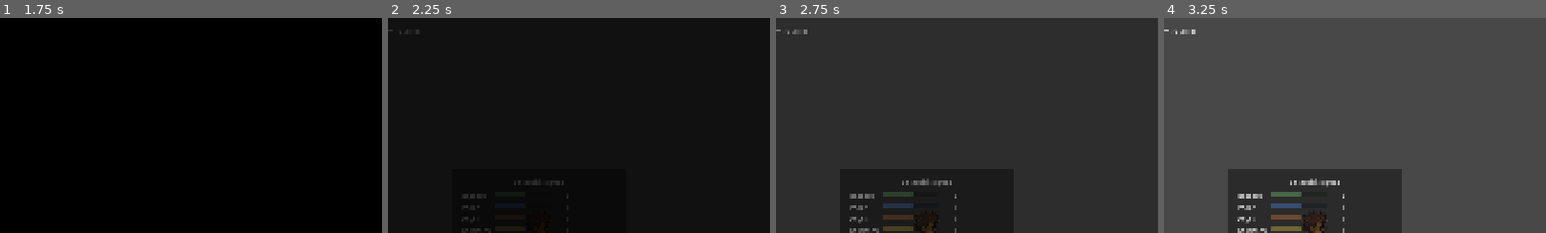
Above: before the commit, frames 1-4 (left to right).
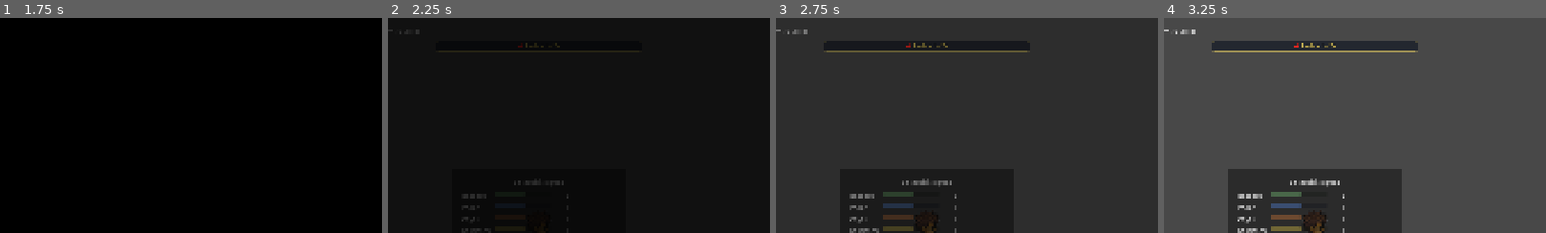
Above: after the commit, the same moments.

Repository: alexandreDavid/rio
Game: Godot game, scene res://scenes/main/Intro.tscn
The game is run twice, just before and just after one commit, with the same random seed, the same clock (stepped at 60 frames per second) and the same inputs.
Inputs (mouse positions are % of the whole screen's width and height, from its top left):
- Up to frame 1 (1.75 s): click "Continuer" at 0.5 s; tap Enter (ui_accept) at 1.25 s; move the mouse to (72, 45) at 1.27 s; hold D (move_right) from 1.28 s (still down); hold E (interact) from 1.28 s (still down); click (72, 45) at 1.42 s; tap Space (jump) at 1.52 s
- Up to frame 2 (2.25 s): release D (move_right) at 2 s; release E (interact) at 2 s; click "☰" at 2 s
- Up to frame 3 (2.75 s): no input
- Up to frame 4 (3.25 s): drag from (30, 55) to (45, 70) at 2.77 s
The pictures show only the part of the screen within x 30-80%, y 0-50%; the shares and areas given below are measured in that part.

Frame 1 is identical in both runs. In frame 2, less than 0.1% of the frame differs, in the area x 34-37%, y 11-14%; in frame 3, 0.6%; in frame 4, 2.9%, in the area x 12-67%, y 10-16%.

Commit message:
ObjectiveBanner : indicateur 'que faire maintenant' permanent en haut
Nouveau Control overlay top-center sur le UI canvas, panneau bleu nuit
avec liseré doré et label en jaune. Calcule en permanence le prochain
pas via une heuristique sur les flags + état des quêtes + district :
- Pas encore parlé à tio Zé → '🎯 Parle à tio Zé'
- En favela → '🎯 ↓ Descends l'escalier vers Copacabana'
- Acte 1 + pas vu consortium → '🎯 Va voir Dom Nilton sur l'avenida'
- Acte 1 + dette < 500 R$ → '🎯 Verse N R$ d'acompte (vends du milho)'
- Acte 2 + dette < 25000 → '🎯 Continue à payer (N restants pour acte 3)'
- Acte 3 sans voie choisie → '🎯 Choisis ta voie : Prefeito/Polícia/Tráfico'
- Acte 4 → '🎯 Mène ton règne — défilé du Carnaval'

Le label se rafraîchit automatiquement à chaque quest_accepted/updated/
completed/debt_paid/act_changed/district_changed. Plus besoin pour le
joueur d'ouvrir le journal pour comprendre où aller.

Diff:
--- a/scenes/main/Main.tscn
+++ b/scenes/main/Main.tscn
@@ -13,6 +13,7 @@
 [ext_resource type="PackedScene" path="res://scenes/ui/MiniMap.tscn" id="10_minimap"]
 [ext_resource type="PackedScene" path="res://scenes/ui/JournalUI.tscn" id="11_journal"]
 [ext_resource type="PackedScene" path="res://scenes/ui/IntroFade.tscn" id="13_fade"]
+[ext_resource type="PackedScene" path="res://scenes/ui/ObjectiveBanner.tscn" id="14_banner"]
 
 [node name="Main" type="Node"]
 script = ExtResource("1_boot")
@@ -32,6 +33,8 @@
 
 [node name="MiniMap" parent="UI" instance=ExtResource("10_minimap")]
 
+[node name="ObjectiveBanner" parent="UI" instance=ExtResource("14_banner")]
+
 [node name="MobileLayer" type="CanvasLayer" parent="."]
 layer = 10
 
--- /dev/null
+++ b/scenes/ui/ObjectiveBanner.tscn
@@ -0,0 +1,45 @@
+[gd_scene load_steps=3 format=3]
+
+[ext_resource type="Script" path="res://scripts/ui/ObjectiveBanner.gd" id="1_banner"]
+
+[sub_resource type="StyleBoxFlat" id="PanelStyle"]
+bg_color = Color(0.12, 0.14, 0.18, 0.85)
+border_width_left = 2
+border_width_top = 2
+border_width_right = 2
+border_width_bottom = 2
+border_color = Color(0.95, 0.85, 0.4, 0.7)
+corner_radius_top_left = 6
+corner_radius_top_right = 6
+corner_radius_bottom_right = 6
+corner_radius_bottom_left = 6
+
+[node name="ObjectiveBanner" type="Control"]
+anchor_left = 0.5
+anchor_right = 0.5
+offset_left = -260.0
+offset_top = 56.0
+offset_right = 260.0
+offset_bottom = 84.0
+mouse_filter = 2
+script = ExtResource("1_banner")
+
+[node name="Panel" type="Panel" parent="."]
+anchor_right = 1.0
+anchor_bottom = 1.0
+mouse_filter = 2
+theme_override_styles/panel = SubResource("PanelStyle")
+
+[node name="Label" type="Label" parent="Panel"]
+anchor_right = 1.0
+anchor_bottom = 1.0
+offset_left = 12.0
+offset_right = -12.0
+text = "🎯 …"
+horizontal_alignment = 1
+vertical_alignment = 1
+clip_text = true
+theme_override_font_sizes/font_size = 14
+theme_override_colors/font_color = Color(0.95, 0.85, 0.4, 1)
+theme_override_colors/font_outline_color = Color(0, 0, 0, 0.85)
+theme_override_constants/outline_size = 4
--- /dev/null
+++ b/scripts/ui/ObjectiveBanner.gd
@@ -0,0 +1,67 @@
+extends Control
+
+# Bandeau d'objectif contextuel en haut de l'écran. Calcule en permanence
+# "qu'est-ce que je dois faire MAINTENANT ?" à partir de l'état des quêtes,
+# des flags narratifs, et du district courant. Le texte se met à jour
+# automatiquement à chaque changement d'état.
+
+@onready var label: Label = $Panel/Label
+
+func _ready() -> void:
+	# Écoute tous les signaux qui peuvent changer l'objectif courant.
+	EventBus.quest_accepted.connect(_on_event)
+	EventBus.quest_updated.connect(_on_quest_updated)
+	EventBus.quest_completed.connect(_on_event)
+	EventBus.debt_paid.connect(_on_debt_paid)
+	EventBus.act_changed.connect(_on_act_changed)
+	if Engine.has_singleton("DistrictManager") or get_tree().root.has_node("DistrictManager"):
+		DistrictManager.district_changed.connect(_on_district_changed)
+	_refresh()
+
+func _on_event(_id: String) -> void:
+	_refresh()
+
+func _on_quest_updated(_quest_id: String, _objective_id: String) -> void:
+	_refresh()
+
+func _on_debt_paid(_amount: int, _remaining: int) -> void:
+	_refresh()
+
+func _on_act_changed(_act: int) -> void:
+	_refresh()
+
+func _on_district_changed(_district_id: String) -> void:
+	_refresh()
+
+func _refresh() -> void:
+	var text: String = _compute_hint()
+	if label:
+		label.text = text
+
+# Heuristique : à partir des flags + quêtes + district, dérive le prochain pas.
+# L'ordre des conditions == l'ordre de priorité (la 1ère qui match gagne).
+func _compute_hint() -> String:
+	var act: int = CampaignManager.current_act
+	var district: String = DistrictManager.current()
+	# --- Acte 1 : démarrage ---
+	if not CampaignManager.has_flag("act1_started"):
+		return "🎯 Parle à tio Zé"
+	if district == "favela_morro":
+		return "🎯 ↓ Descends l'escalier vers Copacabana"
+	if act == 1 and not CampaignManager.has_flag("met_consortium"):
+		return "🎯 Va voir Dom Nilton (consortium) sur l'avenida"
+	if act == 1 and CampaignManager.debt_paid < CampaignManager.ACT1_THRESHOLD:
+		var still_to_pay: int = CampaignManager.ACT1_THRESHOLD - CampaignManager.debt_paid
+		return "🎯 Verse %d R$ d'acompte au consortium (vends du milho au calçadão)" % still_to_pay
+	# --- Acte 2 ---
+	if act == 2 and CampaignManager.debt_paid < CampaignManager.ACT2_THRESHOLD:
+		var still: int = CampaignManager.ACT2_THRESHOLD - CampaignManager.debt_paid
+		return "🎯 Continue de payer la dette (%s R$ restants pour l'acte 3)" % still
+	# --- Acte 3 : choisir une voie ---
+	if act == 3 and CampaignManager.chosen_endgame == CampaignManager.Endgame.NONE:
+		return "🎯 Choisis ta voie : Prefeito / Polícia / Tráfico"
+	# --- Acte 4 : reinado ---
+	if act == 4:
+		return "🎯 Mène ton règne — défilé du Carnaval au Sambódromo"
+	# Fallback
+	return ""
Not shown: 1 places in scenes/main/Main.tscn that only renumber resources
